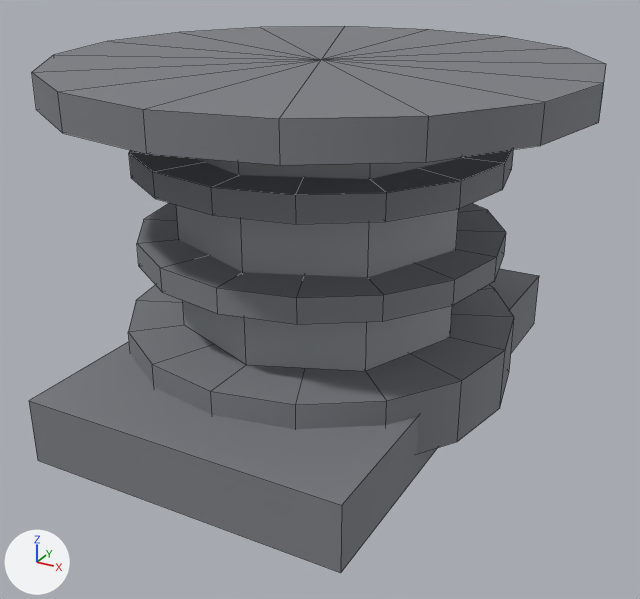
An edit to the OBJ model assets/models/equipment/cobretty_er5_reactor/LOD1/er5_heat_pipe_column.obj, drawn before and after from the same camera.
One viewpoint serves both versions: a camera (50 mm lens) standing at (1.024, -1.869, 3.32) and looking at (0.03, -0.061, 2.416). The lights are fixed; the arrows at lower left show +X, +Y and +Z. The older version comes first. Mesh edges are drawn as thin lines. Where no turn or scale is listed for an object, it has been applied to the vertices. Vertices at exactly the same position are counted once.

Objects in the first picture: 'er5_heat_pipe_column'.
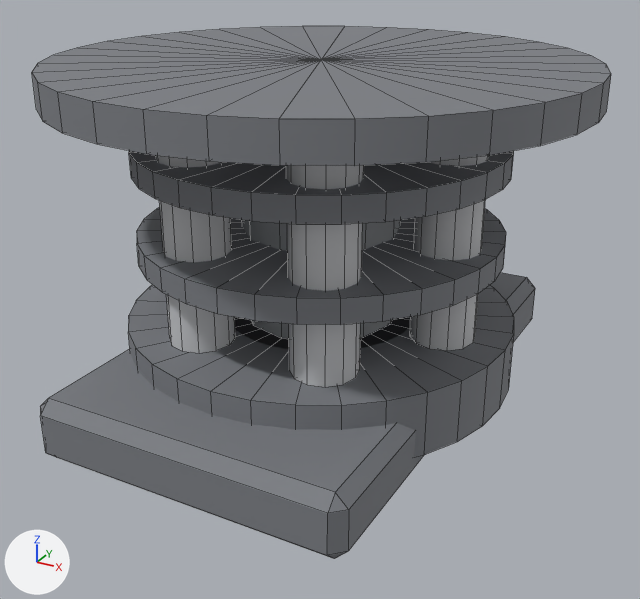
Where the change shows, as pixel boxes [x1, y1, x2, y2] in the pictures (640 x 599 px):
'er5_heat_pipe_column', reshaped
    before: [29, 26, 606, 573]
    after: [32, 26, 611, 559]
part 1 of me_er5_heat_pipe_column, added
    after: [410, 155, 489, 351]
part 2 of me_er5_heat_pipe_column, added
    after: [286, 165, 364, 387]
part 3 of me_er5_heat_pipe_column, added
    after: [156, 155, 235, 353]
part 4 of me_er5_heat_pipe_column, rebuilt
    before: [29, 268, 539, 573]
    after: [40, 272, 535, 559]
part 5 of me_er5_heat_pipe_column, built on
    before: [176, 157, 462, 371]
    after: [32, 26, 605, 457]
part 6 of me_er5_heat_pipe_column, added
    after: [322, 59, 611, 145]
part 7 of me_er5_heat_pipe_column, added
    after: [322, 26, 504, 59]
part 8 of me_er5_heat_pipe_column, added
    after: [55, 32, 317, 59]
part 9 of me_er5_heat_pipe_column, added
    after: [58, 59, 321, 165]

The edits, one by one:
Material 'eq_steel' (mat_eq_steel) is new.
Its base color is (0.58, 0.59, 0.61) (light grey #c8cacd).
Its roughness is 0.654.
me_er5_heat_pipe_column is used by ob_er5_heat_pipe_column; location (0.0, 0.0, 0.0).
me_er5_heat_pipe_column had 220 vertices, 254 faces and spanned x -0.65..0.65, y -0.65..0.65, z 2.14..3.0.
me_er5_heat_pipe_column now has 592 vertices, 726 faces and spans x -0.65..0.65, y -0.65..0.65, z 2.14..3.0.
me_er5_heat_pipe_column part 1: a new loose piece, a 12-sided cylinder along z spanning x 0.26..0.42, y -0.08..0.08, z 2.36..2.92, in mat_eq_steel (light grey #c8cacd).
me_er5_heat_pipe_column part 2: a new loose piece, a 12-sided cylinder along z spanning x 0.09..0.25, y -0.374..-0.214, z 2.36..2.92, in mat_eq_steel (light grey #c8cacd).
me_er5_heat_pipe_column part 3: a new loose piece, a 12-sided cylinder along z spanning x -0.25..-0.09, y -0.374..-0.214, z 2.36..2.92, in mat_eq_steel (light grey #c8cacd).
me_er5_heat_pipe_column part 4: the loose piece of 8 vertices spanning x -0.4..0.4, y -0.65..0.65, z 2.14..2.3 is rebuilt with 24 vertices and now spans x -0.4..0.4, y -0.65..0.65, z 2.14..2.3.
me_er5_heat_pipe_column part 5: 16 vertices removed from x -0.36..0.36, y -0.36..0.36, z 2.36..2.92; 200 vertices added at x -0.54..0.54, y -0.54..0.54, z 2.2..3.0.
me_er5_heat_pipe_column part 6: 4 vertices added at x 0.638, y -0.127..0.127, z 2.92..3.0.
me_er5_heat_pipe_column part 7: 4 vertices added at x -0.127..0.127, y 0.638, z 2.92..3.0.
me_er5_heat_pipe_column part 8: 4 vertices added at x -0.638, y -0.127..0.127, z 2.92..3.0.
me_er5_heat_pipe_column part 9: 4 vertices added at x -0.127..0.127, y -0.638, z 2.92..3.0.
Other edits to the shape of me_er5_heat_pipe_column do not show in these pictures.
me_er5_heat_pipe_column gains material mat_eq_steel (light grey #c8cacd).
